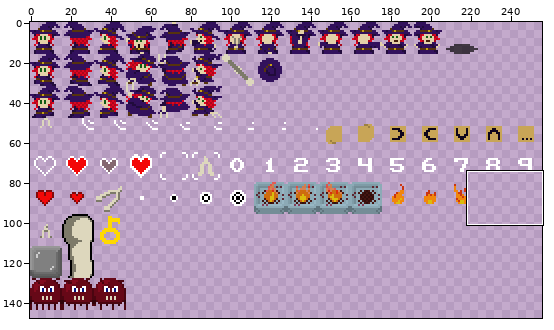
File history of a sprite sheet, src/data/image/2-sprites.png. The picture above shows the old version from afar; the outline marks the close-up.
Close-up. As it was:
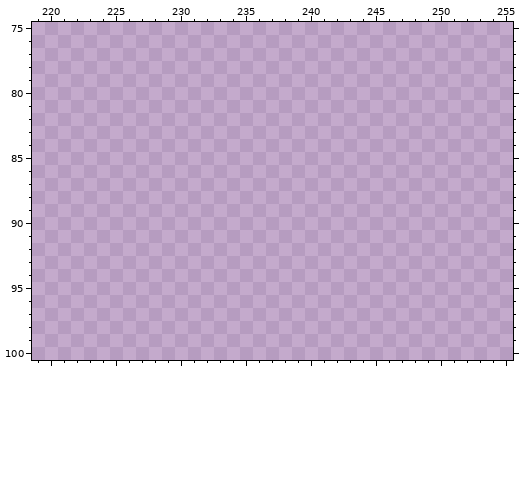
The file is 256x256 pixels. Colours within 5 levels of each other are drawn and written as one. Shown: x 219..255, y 75..100. The wide view leaves out empty margins.
The same view after the edit:
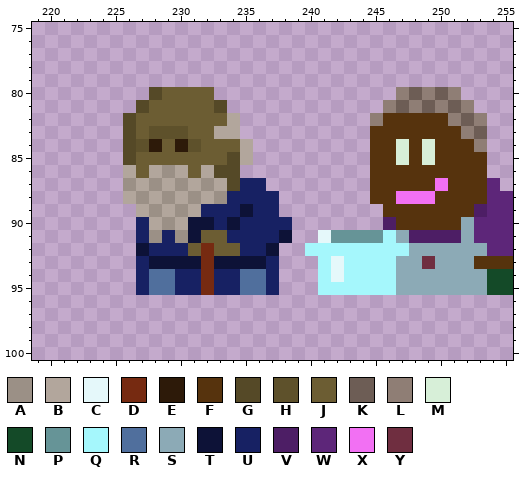
Palette (. is transparent): A #9b9086  B #b2a69c  C #e5f8fa  D #762a11  E #2d1a09  F #56330d  G #554927  H #5e512b  J #6c5d33  K #6d5d55  L #8f7e75  M #d7efd8  N #144a28  P #669497  Q #a5f7fc  R #506f9d  S #8caab6  T #0d1237  U #172163  V #4d1e65  W #5d2679  X #f270f3  Y #6f2e40
Diff:
y 80: x 228..232 ..... -> GJJJJ; x 247..251 ..... -> LKLKL
y 81: x 227..233 ....... -> GJJJJJG; x 246..252 ....... -> LKLKLKL
y 82: x 226..234 ......... -> GJJJJJJJB; x 245..253 ......... -> LFFFFFLKL
y 83: x 226..234 ......... -> GJHHHJJBB; x 245..253 ......... -> FFFFFFFLK
y 84: x 226..235 .......... -> GHEJEHJJJB; x 245..253 ......... -> FFMFMFFFL
y 85: x 226..235 .......... -> GJJJJJJJGB; x 245..253 ......... -> FFMFMFFFF
y 86: x 226..234 ......... -> BJBABJBGG; x 245..253 ......... -> FFFFFFFFF
y 87: x 226..236 ........... -> ABABABABGUU; x 245..254 .......... -> FFFFFXFFFW
y 88: x 226..237 ............ -> BABABABAUUUU; x 245..255 ........... -> FFXXXFFFFWW
y 89: x 227..237 ........... -> BABABUUUTUU; x 246..255 .......... -> FFFFFFFVWW
y 90: x 227..238 ............ -> UBABTTUTUUUU; x 246..255 .......... -> VFFFFFSWWW
y 91: x 227..238 ............ -> UAUATJJUUUUT; x 241..255 ............... -> CPPPPQSVVVVSWWW
y 92: x 227..237 ........... -> TUUUJDJJUUT; x 240..255 ................ -> QQQQQQQQSSSSSSWW
y 93: x 227..237 ........... -> UTTTTDTTTTU; x 241..255 ............... -> QCQQQQSSYSSSFFF
y 94: x 227..237 ........... -> URRUUDUURRU; x 241..255 ............... -> QCQQQQSSSSSSSNN
y 95: x 227..237 ........... -> URRUUDUURRU; x 241..255 ............... -> QQQQQQSSSSSSSNN
